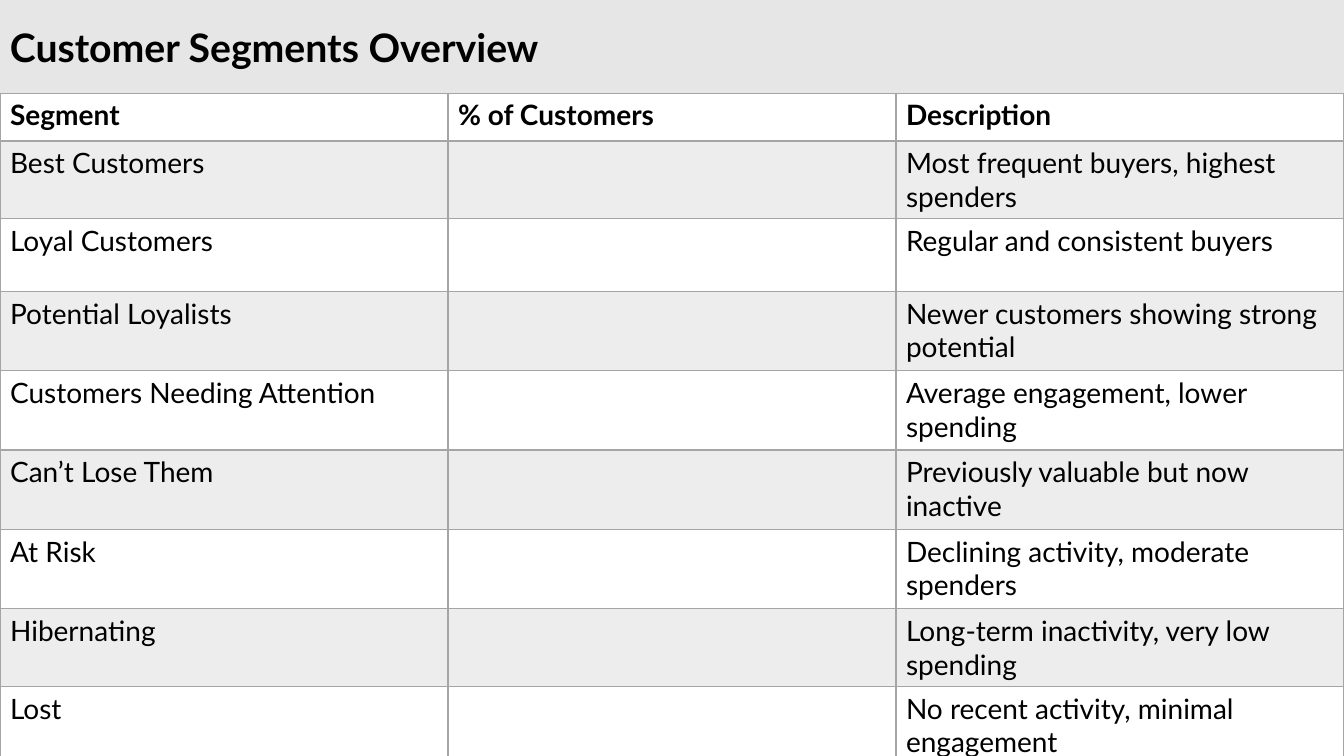
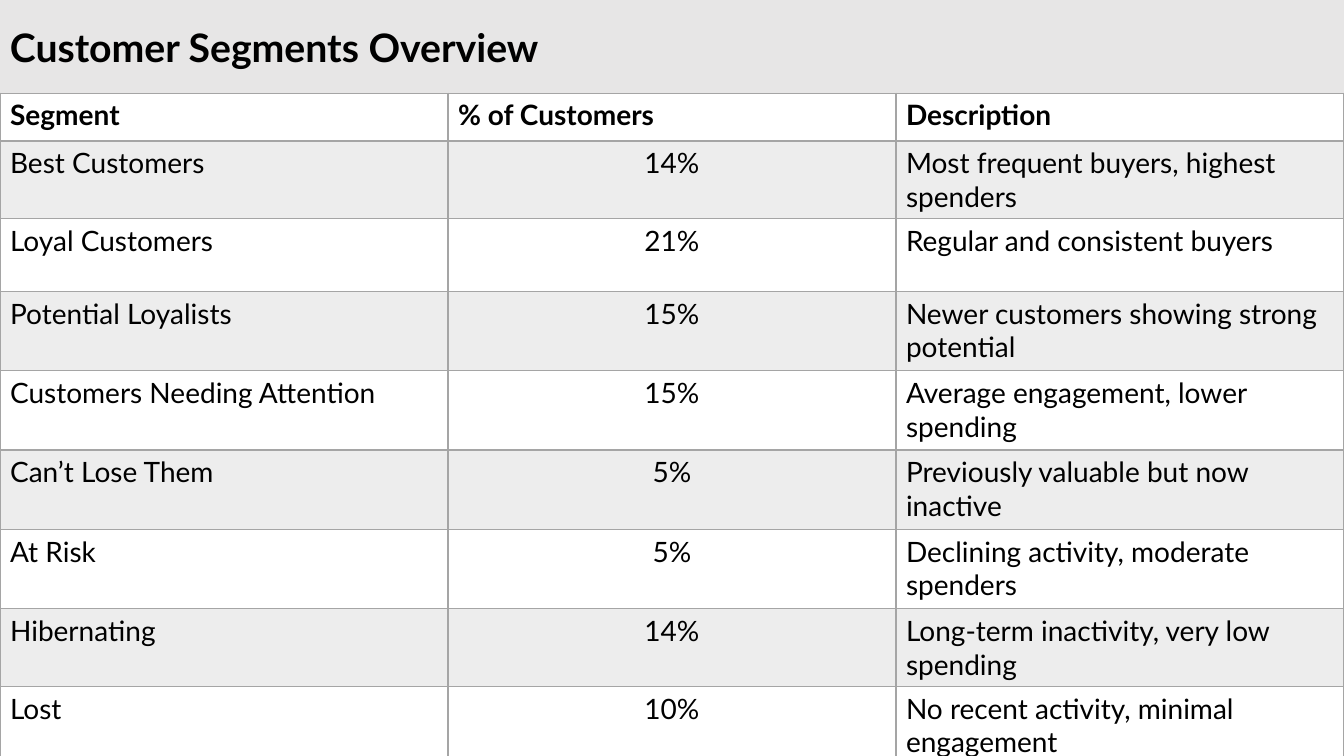
Before and after one commit to iamkarim/Data-Analysis-Projects, a slide deck: slide 3 of RFM Analysis/RFM Analysis.pptx. Drawn at 1344x756 pixels with LibreOffice and Linux fonts; fonts in the diff are those of the drawing. Boxes give left, top, right and bottom in pixels: in the first picture for what was removed or moved away, otherwise in the second. Text is boxed around its words. In the diff, an @@ line names an element or a change of style, - is before the commit and + after.

```diff
--- a/RFM Analysis/RFM Analysis.pptx
+++ b/RFM Analysis/RFM Analysis.pptx
@@ table at [0,93,1343,756] @@
-row 2, column 2: 
+row 2, column 2: 14%
-row 3, column 2: 
+row 3, column 2: 21%
-row 4, column 2: 
+row 4, column 2: 15%
-row 5, column 2: 
+row 5, column 2: 15%
-row 6, column 2: 
+row 6, column 2: 5%
-row 7, column 2: 
+row 7, column 2: 5%
-row 8, column 2: 
+row 8, column 2: 14%
-row 9, column 2: 
+row 9, column 2: 10%
```
Also in this commit, not shown: 5 slides removed.
